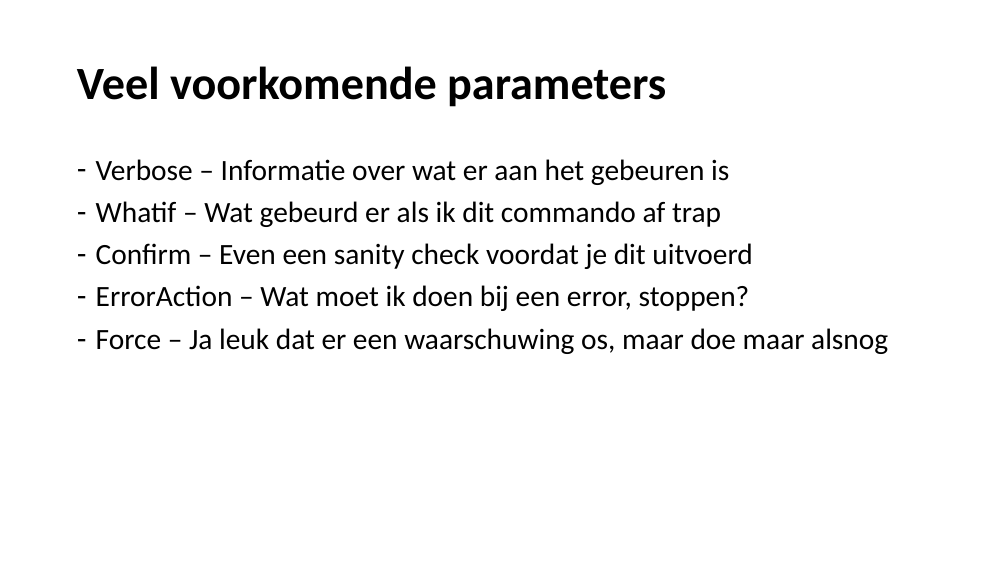
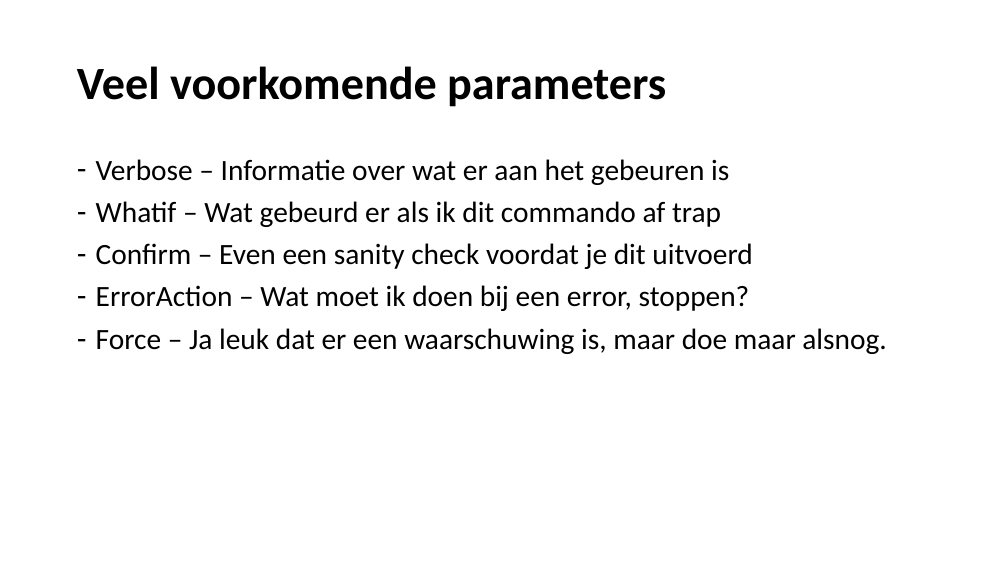
Before and after one commit to ralphvl/PS.Lessons, a slide deck: slide 11 of Les 1/Les 1.pptx. Drawn at 1008x567 pixels with LibreOffice and Linux fonts; fonts in the diff are those of the drawing. Boxes give left, top, right and bottom in pixels: in the first picture for what was removed or moved away, otherwise in the second. Text is boxed around its words. In the diff, an @@ line names an element or a change of style, - is before the commit and + after.

```diff
--- a/Les 1/Les 1.pptx
+++ b/Les 1/Les 1.pptx
@@ text at [96, 328, 886, 354]: text changed @@
-– Force – Ja leuk dat er een waarschuwing os, maar doe maar alsnog
+– Force – Ja leuk dat er een waarschuwing is, maar doe maar alsnog.
```
Also in this commit, not shown: 2 slides added, 1 slide removed, 2 other files.
